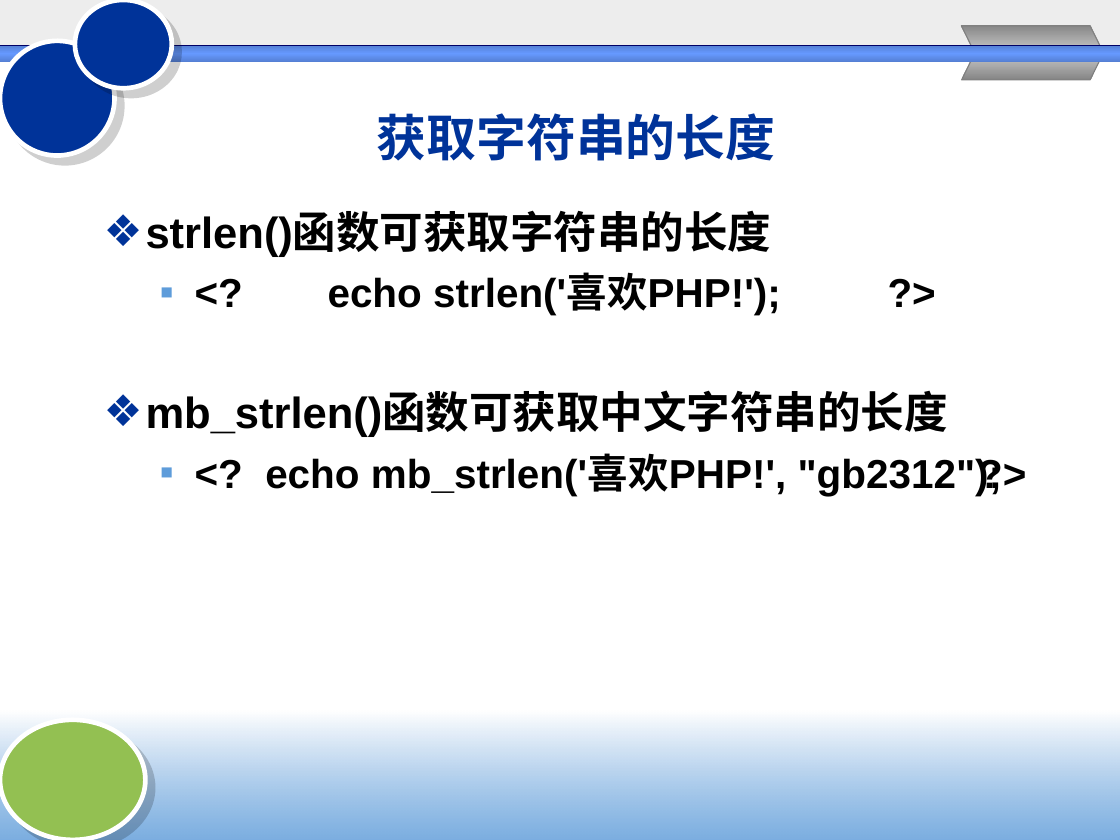
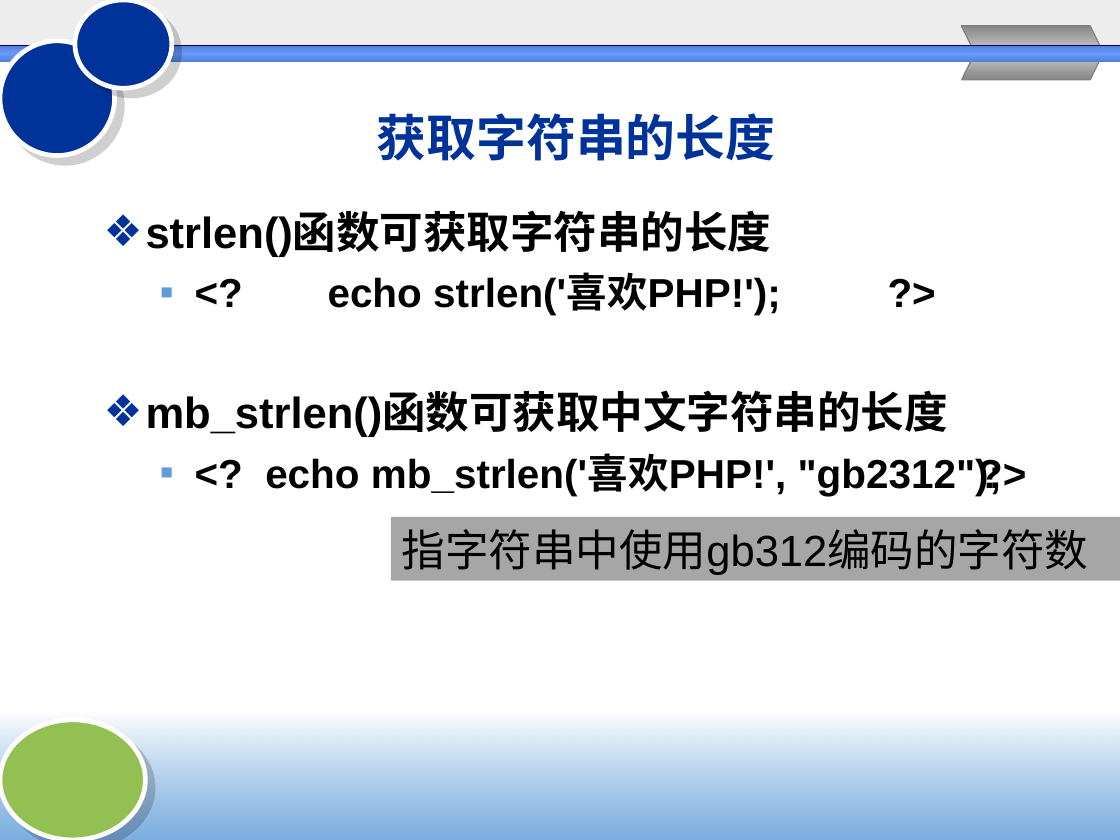
Before and after one commit to Chencao0928/Web-, a slide deck: slide 39 of chapter3/3PHP基础.ppt. Drawn at 1120x840 pixels with LibreOffice and Linux fonts; fonts in the diff are those of the drawing; background and template pictures are left out. Boxes give left, top, right and bottom in pixels: in the first picture for what was removed or moved away, otherwise in the second. Text is boxed around its words. In the diff, an @@ line names an element or a change of style, - is before the commit and + after.

```diff
--- a/chapter3/3PHP基础.ppt
+++ b/chapter3/3PHP基础.ppt
@@ rectangle added at [391, 517, 1120, 581], fill #A6A6A6, 28 pt, text #000000 @@
+指字符串中使用gb312编码的字符数
```
Also in this commit, not shown: 8 other slides changed, 1 other file.
